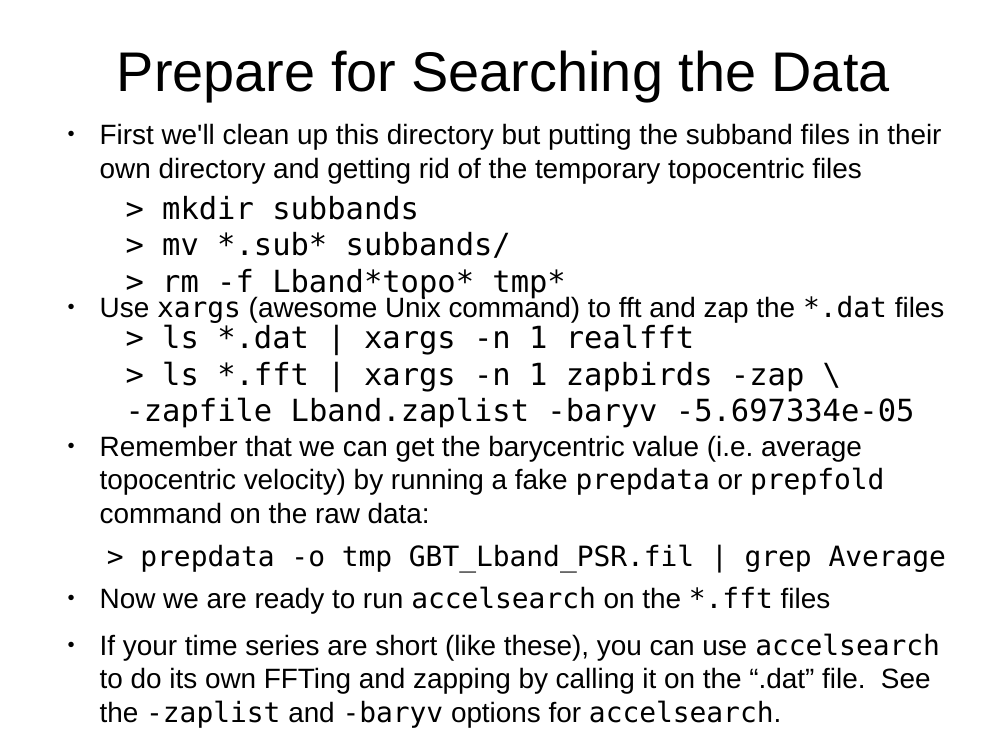
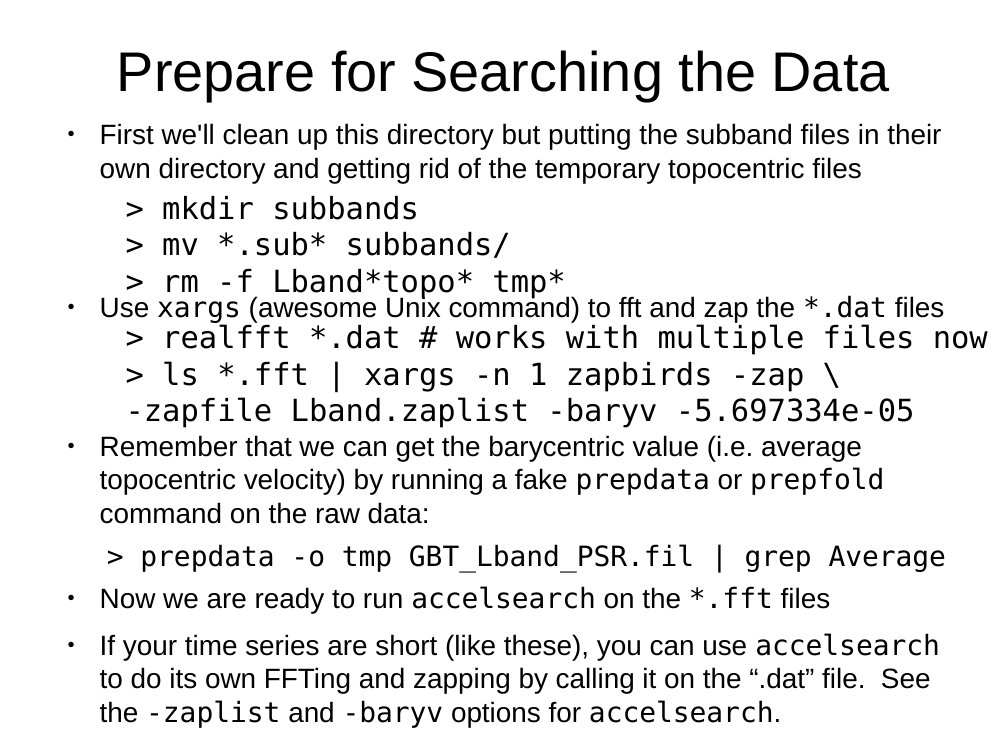
Before and after one commit to scottransom/presto, a slide deck: slide 22 of docs/PRESTO_search_tutorial.odp. Drawn at 1008x756 pixels with LibreOffice and Linux fonts; fonts in the diff are those of the drawing. Boxes give left, top, right and bottom in pixels: in the first picture for what was removed or moved away, otherwise in the second. Text is boxed around its words. In the diff, an @@ line names an element or a change of style, - is before the commit and + after.

Commit message:
updated tutorial that realfft can use multiple input files

```diff
--- a/docs/PRESTO_search_tutorial.odp
+++ b/docs/PRESTO_search_tutorial.odp
@@ text at bbox=[126, 324, 988, 428]: text changed @@
-> ls *.dat | xargs -n 1 realfft
-> ls *.fft | xargs -n 1 zapbirds -zap \ -zapfile Lband.zaplist -baryv -5.697334e-05
+> realfft *.dat # works with multiple files now
+> ls *.fft | xargs -n 1 zapbirds -zap \
+-zapfile Lband.zaplist -baryv -5.697334e-05
```
Also in this commit, not shown: 1 other file.
